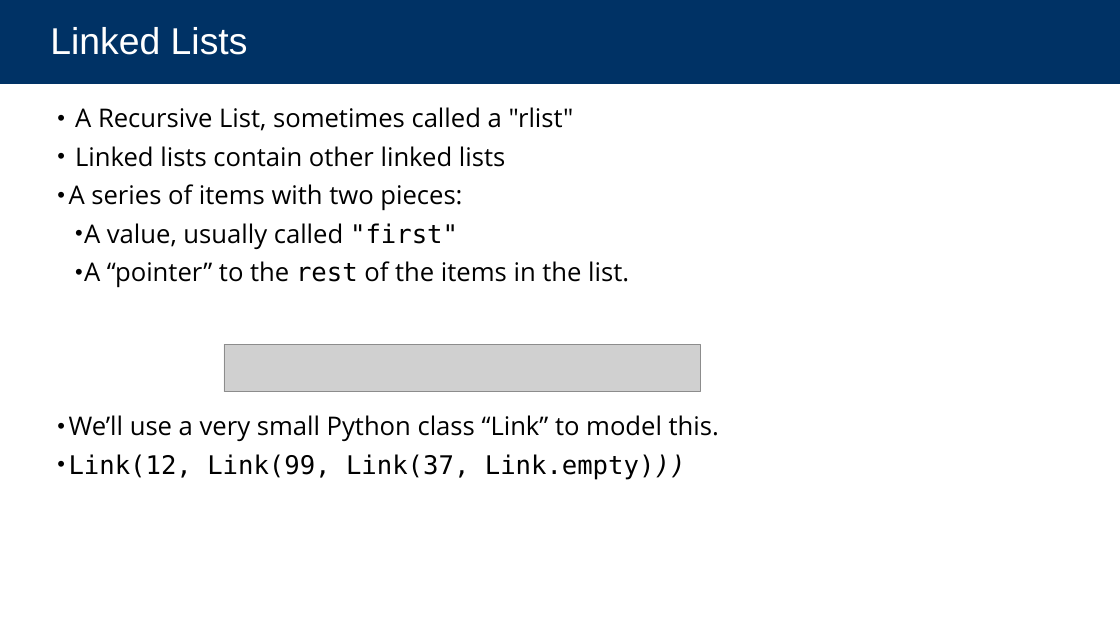
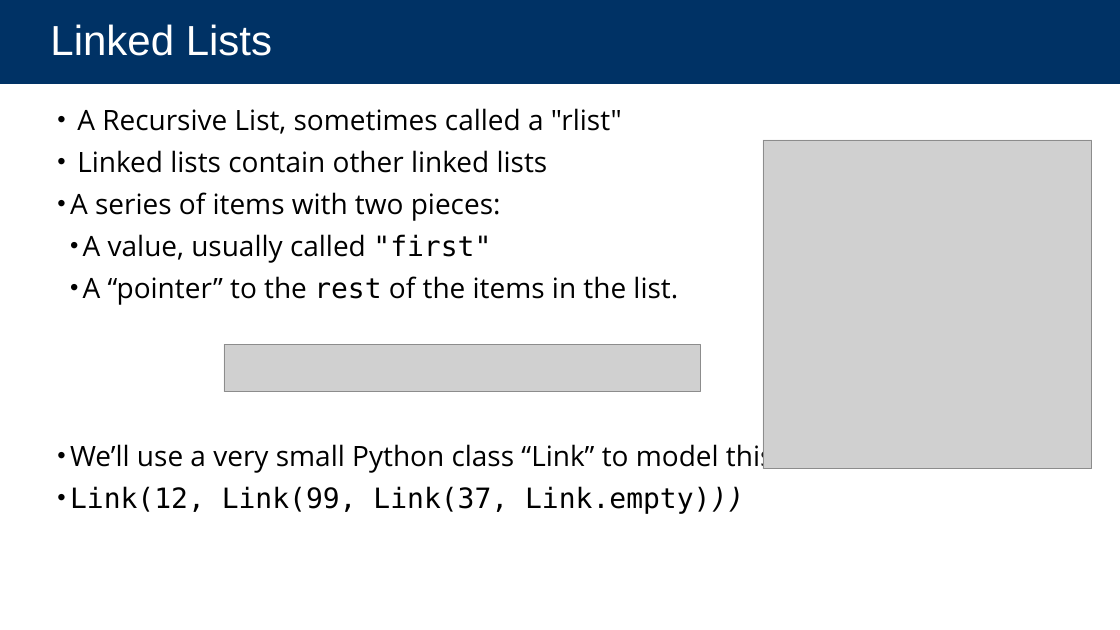
Before and after one commit to cs88-website/sp24, a slide deck: slide 9 of assets/slides/sp24/17-Linked_Lists.pptx (slide 8 before the commit). Drawn at 1120x630 pixels with LibreOffice and Linux fonts; fonts in the diff are those of the drawing; grey boxes stand for pictures. Boxes give left, top, right and bottom in pixels: in the first picture for what was removed or moved away, otherwise in the second. Text is boxed around its words. In the diff, an @@ line names an element or a change of style, - is before the commit and + after.

```diff
--- a/assets/slides/sp24/17-Linked_Lists.pptx
+++ b/assets/slides/sp24/17-Linked_Lists.pptx
@@ title "Linked Lists" at (0,0,1120,84): size 32 to 36 pt @@
@@ text "A Recursive List, sometimes called ..." at (70,108,781,514): size 22 to 24 pt; indent changed @@
@@ picture added at (763,140,1092,470) @@
```
Also in this commit, not shown: 15 other slides changed, 6 slides added, 1 slide removed, 7 other files.
